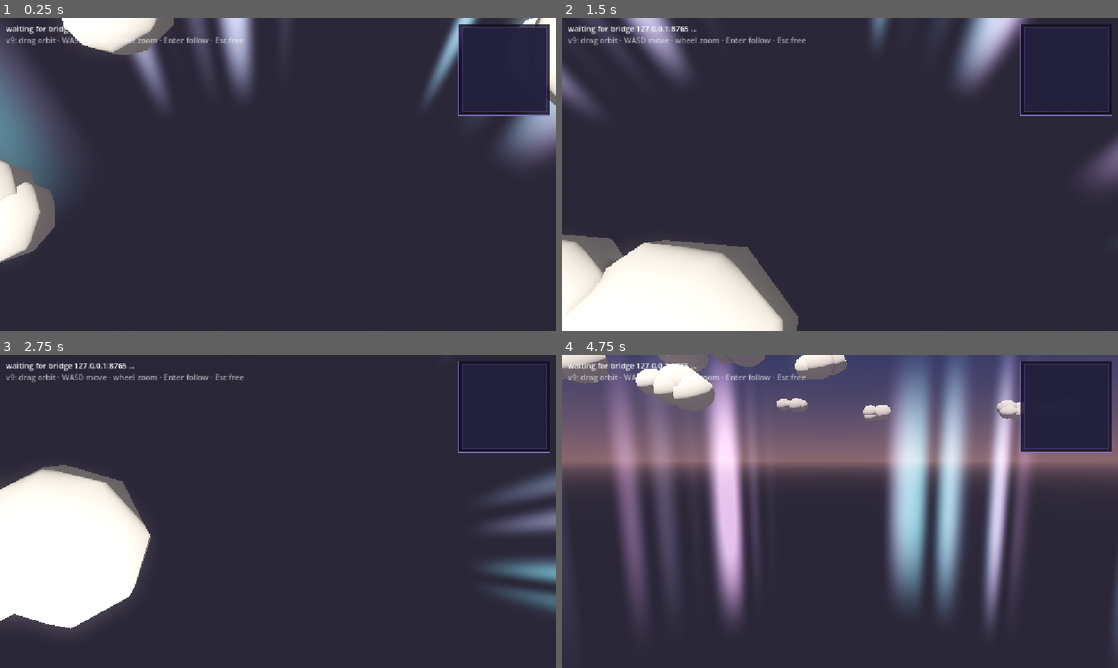
Above: before the commit, frames 1-4 (two rows, left to right).
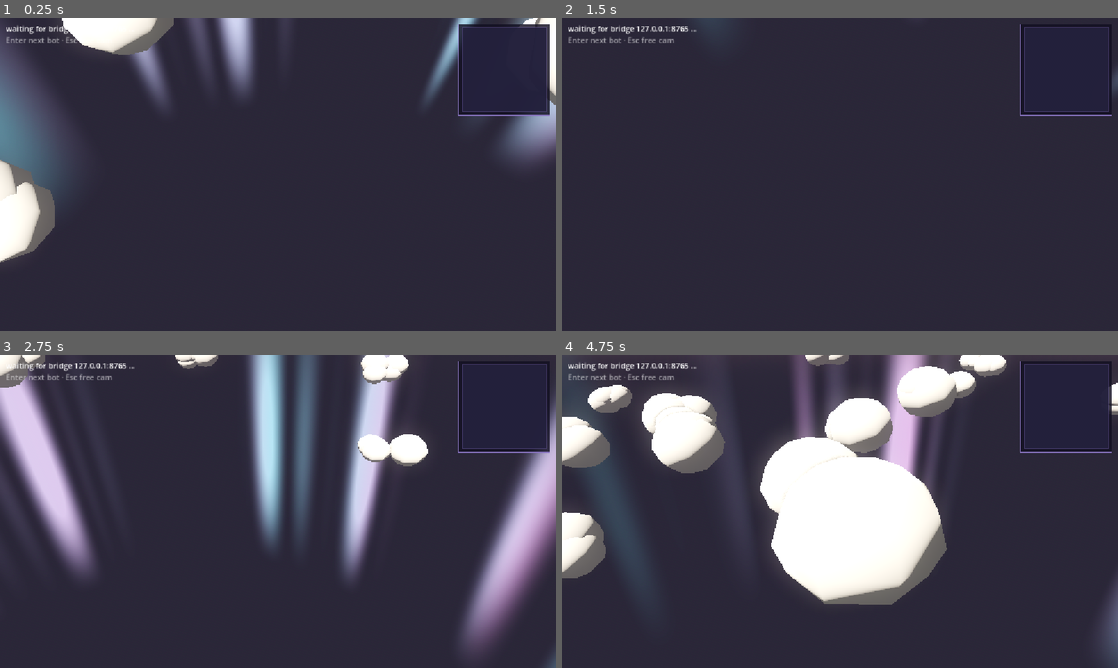
Above: after the commit, the same moments.

Repository: v-pun215/exml26
Game: Godot game, scene res://node_3d.tscn
The game is run twice, just before and just after one commit, with the same random seed, the same clock (stepped at 60 frames per second) and the same inputs.
Inputs (mouse positions are in pixels of both pictures, inside the frame that each line leads up to):
- Up to frame 1 (0.25 s): no input
- Up to frame 2 (1.5 s): tap Enter at 0.5 s; move the mouse to (962, 158) at 0.52 s; hold D 0.53-1.25 s; hold Enter 0.53-1.25 s; click (962, 158) at 0.67 s; drag from (728, 190) to (812, 237) at 1.27 s
- Up to frame 3 (2.75 s): move the mouse to (333, 442) at 2.02 s; hold D from 2.03 s (still down); hold Enter from 2.03 s (still down); click (333, 442) at 2.17 s
- Up to frame 4 (4.75 s): release D at 2.75 s; release Enter at 2.75 s; drag from (812, 574) to (673, 464) at 2.77 s; move the mouse to (1006, 558) at 3.52 s; hold A 3.53-4.25 s; hold Enter 3.53-4.25 s; click (1006, 558) at 3.67 s; drag from (673, 464) to (756, 433) at 4.27 s

The runs differ from the first frame. In frame 1, 0.3% of the frame differs, in the area x 1-44%, y 6-9%; in frame 2, 16%; in frame 3, 32%; in frame 4, 55%, in the area x 0-100%, y 0-95%.

Commit message:
added a bg + game over screen + freecam improvements

Diff:
--- a/front/game_view.gd
+++ b/front/game_view.gd
@@ -14,15 +14,19 @@
 
 const CAM_PITCH := 0.96
 const CAM_FOV := 50.0
-const ORBIT_SENS := 0.005
+const LOOK_SENS := 0.0028
+const COL_GRASS_A := Color(0.27, 0.52, 0.20)
+const COL_GRASS_B := Color(0.37, 0.62, 0.25)
 const VIEW_VERSION := 9
 
 var cam_target := Vector3.ZERO
 var cam_dist := 250.0
 var cam_yaw := 0.0
 var cam_pitch := CAM_PITCH
-var last_mp := Vector2.ZERO
-var have_mp := false
+var free_pos := Vector3.ZERO
+var free_yaw := 0.0
+var free_pitch := -CAM_PITCH
+var free_cursor_free := false
 var caption: Label
 
 var last_info := {}
@@ -36,6 +40,7 @@
 var esc_was := false
 
 var map_root: Node3D
+var bg_root: Node3D
 var cloud_root: Node3D
 var cloud_clusters := []
 var agent_root: Node3D
@@ -44,6 +49,18 @@
 
 var team_mats := {}
 var team_colors := {}
+var max_ticks := 0
+var tick_rate := 20
+var match_over := false
+var hint_label: Label
+var game_over_layer: CanvasLayer
+var game_over_root: Control
+var go_box: VBoxContainer
+var winner_label: Label
+var sub_label: Label
+var score_box: VBoxContainer
+var foot_label: Label
+var go_winner_ls: LabelSettings
 var agent_mats := {}
 var agent_meshes := {}
 var agent_vel := {}
@@ -82,6 +99,9 @@
 	agent_root = Node3D.new()
 	agent_root.name = "Agents"
 	add_child(agent_root)
+	bg_root = Node3D.new()
+	bg_root.name = "Background"
+	add_child(bg_root)
 
 	camera = get_node_or_null("Camera3D") as Camera3D
 	if camera == null:
@@ -117,12 +137,12 @@
 	hud.mouse_filter = Control.MOUSE_FILTER_IGNORE
 	hud.text = "waiting for bridge..."
 	layer.add_child(hud)
-	var hint := Label.new()
-	hint.position = Vector2(12, 34)
-	hint.text = "v9: drag orbit · WASD move · wheel zoom · Enter follow · Esc free"
-	hint.modulate = Color(1, 1, 1, 0.6)
-	hint.mouse_filter = Control.MOUSE_FILTER_IGNORE
-	layer.add_child(hint)
+	hint_label = Label.new()
+	hint_label.position = Vector2(12, 34)
+	hint_label.text = "Enter next bot · Esc free cam"
+	hint_label.modulate = Color(1, 1, 1, 0.55)
+	hint_label.mouse_filter = Control.MOUSE_FILTER_IGNORE
+	layer.add_child(hint_label)
 	caption = Label.new()
 	caption.set_anchors_preset(Control.PRESET_BOTTOM_WIDE)
 	caption.offset_top = -52.0
@@ -314,6 +334,141 @@
 		curtain_root.add_child(quad)
 
 
+func _bg_height(x: float, z: float, flat_r: float, span_r: float) -> float:
+	var r := Vector2(x, z).length()
+	if r <= flat_r:
+		return -1.2
+	var t := clampf((r - flat_r) / maxf(span_r - flat_r, 1.0), 0.0, 1.0)
+	var n := 0.0
+	var amp := 1.0
+	var freq := 0.0042
+	var norm := 0.0
+	for o in range(4):
+		var ridge := 1.0 - absf(sin(x * freq + 1.7 + float(o) * 3.1) * cos(z * freq * 1.3 - 2.3 + float(o) * 1.7))
+		n += ridge * amp
+		norm += amp
+		amp *= 0.55
+		freq *= 2.15
+	n /= norm
+	n = n * n
+	return -1.2 + t * t * (70.0 + 300.0 * n)
+
+
+func _add_bg_facet(st: SurfaceTool, a: Vector3, b: Vector3, c: Vector3, base: Color) -> void:
+	var n := (b - a).cross(c - a)
+	n = n.normalized() if n.length() > 0.0001 else Vector3(0, 1, 0)
+	if n.y < 0.0:
+		n = -n
+	var j := 0.93 + _hash01((a.x + b.x + c.x) * 0.37 + 17.0, (a.z + b.z + c.z) * 0.41 + 23.0) * 0.12
+	var col := Color(base.r * j, base.g * j, base.b * j)
+	st.set_normal(n)
+	st.set_color(col)
+	st.add_vertex(a)
+	st.set_color(col)
+	st.add_vertex(b)
+	st.set_color(col)
+	st.add_vertex(c)
+
+
+func _spawn_background() -> void:
+	_clear(bg_root)
+	var flat_r := arena * 0.5 + 50.0
+	var span_r := 2400.0
+	var step := 80.0
+	var divisions := int(span_r * 2.0 / step)
+
+	var st := SurfaceTool.new()
+	st.begin(Mesh.PRIMITIVE_TRIANGLES)
+	for ix in range(divisions):
+		for iz in range(divisions):
+			var x0 := -span_r + float(ix) * step
+			var x1 := x0 + step
+			var z0 := -span_r + float(iz) * step
+			var z1 := z0 + step
+			var p00 := Vector3(x0, _bg_height(x0, z0, flat_r, span_r), z0)
+			var p10 := Vector3(x1, _bg_height(x1, z0, flat_r, span_r), z0)
+			var p11 := Vector3(x1, _bg_height(x1, z1, flat_r, span_r), z1)
+			var p01 := Vector3(x0, _bg_height(x0, z1, flat_r, span_r), z1)
+			var base := COL_GRASS_A if (ix + iz) % 2 == 0 else COL_GRASS_B
+			if _hash01(float(ix) * 3.7 + 91.0, float(iz) * 5.1 + 91.0) < 0.5:
+				_add_bg_facet(st, p00, p10, p11, base)
+				_add_bg_facet(st, p00, p11, p01, base)
+			else:
+				_add_bg_facet(st, p00, p10, p01, base)
+				_add_bg_facet(st, p10, p11, p01, base)
+	var terrain_mat := StandardMaterial3D.new()
+	terrain_mat.vertex_color_use_as_albedo = true
+	terrain_mat.roughness = 1.0
+	terrain_mat.cull_mode = BaseMaterial3D.CULL_DISABLED
+	var mi := MeshInstance3D.new()
+	mi.mesh = st.commit()
+	mi.material_override = terrain_mat
+	mi.cast_shadow = GeometryInstance3D.SHADOW_CASTING_SETTING_OFF
+	bg_root.add_child(mi)
+
+	var trunk_mat := StandardMaterial3D.new()
+	trunk_mat.albedo_color = Color(0.32, 0.22, 0.14)
+	trunk_mat.roughness = 0.95
+	var canopy_a := StandardMaterial3D.new()
+	canopy_a.albedo_color = Color(0.16, 0.38, 0.16)
+	canopy_a.roughness = 0.9
+	var canopy_b := StandardMaterial3D.new()
+	canopy_b.albedo_color = Color(0.24, 0.5, 0.2)
+	canopy_b.roughness = 0.9
+
+	var rng := RandomNumberGenerator.new()
+	rng.seed = 71
+	var placed := 0
+	var attempts := 0
+	while placed < 260 and attempts < 3000:
+		attempts += 1
+		var ang := rng.randf() * TAU
+		var dist := rng.randf_range(flat_r + 20.0, span_r * 0.92)
+		var x := cos(ang) * dist
+		var z := sin(ang) * dist
+		var h := _bg_height(x, z, flat_r, span_r)
+		if h > 85.0:
+			continue
+		bg_root.add_child(_make_tree(rng, x, z, h,
+			trunk_mat, canopy_a if placed % 2 == 0 else canopy_b))
+		placed += 1
+
+
+func _make_tree(rng: RandomNumberGenerator, x: float, z: float, ground_h: float,
+		trunk_mat: StandardMaterial3D, canopy_mat: StandardMaterial3D) -> Node3D:
+	var root := Node3D.new()
+	root.position = Vector3(x, ground_h - 0.4, z)
+	root.rotation.y = rng.randf() * TAU
+	root.scale = Vector3.ONE * rng.randf_range(0.8, 2.2)
+
+	var trunk := MeshInstance3D.new()
+	var tm := CylinderMesh.new()
+	tm.top_radius = 0.22
+	tm.bottom_radius = 0.4
+	tm.height = 3.0
+	tm.radial_segments = 6
+	trunk.mesh = tm
+	trunk.position = Vector3(0, 1.5, 0)
+	trunk.material_override = trunk_mat
+	trunk.cast_shadow = GeometryInstance3D.SHADOW_CASTING_SETTING_OFF
+	root.add_child(trunk)
+
+	for layer in [[2.4, 4.2, 3.2], [1.7, 3.0, 5.4]]:
+		var cone := MeshInstance3D.new()
+		var cm := CylinderMesh.new()
+		cm.top_radius = 0.0
+		cm.bottom_radius = float(layer[0])
+		cm.height = float(layer[1])
+		cm.radial_segments = 7
+		cone.mesh = cm
+		cone.position = Vector3(0, float(layer[2]), 0)
+		cone.material_override = canopy_mat
+		cone.cast_shadow = GeometryInstance3D.SHADOW_CASTING_SETTING_OFF
+		root.add_child(cone)
+
+	return root
+
+
 func _make_ramp_grain(size: int) -> ImageTexture:
 	var img := Image.create(size, size, false, Image.FORMAT_RGB8)
 	var rng := RandomNumberGenerator.new()
@@ -366,10 +521,13 @@
 	cam_target = Vector3.ZERO
 	cam_yaw = 0.0
 	cam_pitch = CAM_PITCH
+	free_pos = Vector3(0.0, sin(cam_pitch), cos(cam_pitch)) * cam_dist
+	free_yaw = 0.0
+	free_pitch = -cam_pitch
 	camera.projection = Camera3D.PROJECTION_PERSPECTIVE
 	camera.fov = CAM_FOV
 	camera.near = 1.0
-	camera.far = 2000.0
+	camera.far = 4000.0
 	_update_camera()
 
 
@@ -384,10 +542,8 @@
 		follow_yaw = float(st.get("yaw", 0.0))
 		_place_follow_cam()
 	else:
-		var cp := cos(cam_pitch)
-		var offset := Vector3(sin(cam_yaw) * cp, sin(cam_pitch), cos(cam_yaw) * cp) * cam_dist
-		camera.position = cam_target + offset
-		camera.look_at(cam_target)
+		camera.position = free_pos
+		camera.rotation = Vector3(free_pitch, free_yaw, 0.0)
 
 
 func _place_follow_cam() -> void:
@@ -414,10 +570,19 @@
 		caption.visible = false
 
 
-func _orbit_by(rel: Vector2) -> void:
-	cam_yaw -= rel.x * ORBIT_SENS
-	cam_pitch = clampf(cam_pitch + rel.y * ORBIT_SENS, 0.15, 1.45)
-	_update_camera()
+func _free_fwd() -> Vector3:
+	return Vector3(-cos(free_pitch) * sin(free_yaw), sin(free_pitch), -cos(free_pitch) * cos(free_yaw))
+
+
+func _free_right() -> Vector3:
+	return Vector3(cos(free_yaw), 0.0, -sin(free_yaw))
+
+
+func _clamp_free_pos() -> void:
+	var lim := arena * 0.5 + 150.0
+	free_pos.x = clampf(free_pos.x, -lim, lim)
+	free_pos.z = clampf(free_pos.z, -lim, lim)
+	free_pos.y = clampf(free_pos.y, 2.0, 600.0)
 
 
 func _cycle_follow() -> void:
@@ -449,48 +614,54 @@
 
 
 func _input(event: InputEvent) -> void:
+	if event is InputEventMouseMotion and follow_idx < 0 and Input.mouse_mode == Input.MOUSE_MODE_CAPTURED:
+		free_yaw -= event.relative.x * LOOK_SENS
+		free_pitch = clampf(free_pitch - event.relative.y * LOOK_SENS, -1.55, 1.55)
 	if event is InputEventMouseButton and event.pressed:
+		if follow_idx < 0 and free_cursor_free and event.button_index == MOUSE_BUTTON_LEFT:
+			free_cursor_free = false
 		match event.button_index:
 			MOUSE_BUTTON_WHEEL_UP:
-				cam_dist = clampf(cam_dist * 0.9, 60.0, 600.0)
 				if follow_idx < 0:
+					free_pos -= _free_fwd() * 40.0
+					_clamp_free_pos()
+					_update_camera()
+				else:
+					cam_dist = clampf(cam_dist * 0.9, 60.0, 600.0)
 					_update_camera()
 			MOUSE_BUTTON_WHEEL_DOWN:
-				cam_dist = clampf(cam_dist * 1.1, 60.0, 600.0)
 				if follow_idx < 0:
+					free_pos += _free_fwd() * 40.0
+					_clamp_free_pos()
 					_update_camera()
+				else:
+					cam_dist = clampf(cam_dist * 1.1, 60.0, 600.0)
+					_update_camera()
 
 
 func _process(delta: float) -> void:
+	if follow_idx < 0 and not match_over:
+		var want := Input.MOUSE_MODE_VISIBLE if free_cursor_free else Input.MOUSE_MODE_CAPTURED
+		if Input.mouse_mode != want:
+			Input.mouse_mode = want
+	elif Input.mouse_mode != Input.MOUSE_MODE_VISIBLE:
+		Input.mouse_mode = Input.MOUSE_MODE_VISIBLE
 	_update_agent_poses()
-	if follow_idx < 0:
-		var mp := get_viewport().get_mouse_position()
-		if Input.is_mouse_button_pressed(MOUSE_BUTTON_LEFT):
-			if have_mp:
-				_orbit_by(mp - last_mp)
-			last_mp = mp
-			have_mp = true
-		else:
-			have_mp = false
-		var fwd_g := Vector3(-sin(cam_yaw), 0, -cos(cam_yaw))
-		var right_g := Vector3(cos(cam_yaw), 0, -sin(cam_yaw))
+	if follow_idx < 0 and not match_over:
 		var mv := Vector3.ZERO
 		if Input.is_physical_key_pressed(KEY_W) or Input.is_physical_key_pressed(KEY_UP):
-			mv += fwd_g
+			mv += _free_fwd()
 		if Input.is_physical_key_pressed(KEY_S) or Input.is_physical_key_pressed(KEY_DOWN):
-			mv -= fwd_g
+			mv -= _free_fwd()
 		if Input.is_physical_key_pressed(KEY_A) or Input.is_physical_key_pressed(KEY_LEFT):
-			mv -= right_g
+			mv -= _free_right()
 		if Input.is_physical_key_pressed(KEY_D) or Input.is_physical_key_pressed(KEY_RIGHT):
-			mv += right_g
+			mv += _free_right()
 		if mv != Vector3.ZERO:
-			cam_target += mv.normalized() * cam_dist * 0.9 * delta
-			var lim := arena * 0.5 + 40.0
-			cam_target.x = clampf(cam_target.x, -lim, lim)
-			cam_target.z = clampf(cam_target.z, -lim, lim)
-			cam_target.y = 0.0
-			_update_camera()
-	else:
+			free_pos += mv.normalized() * 140.0 * delta
+		_clamp_free_pos()
+		_update_camera()
+	elif follow_idx >= 0 and not match_over:
 		var sid: int = agent_order[follow_idx] if follow_idx < agent_order.size() else -1
 		if last_pose.has(sid):
 			var dp := _display_pose(sid)
@@ -503,9 +674,13 @@
 	enter_was = enter_now
 	var esc_now := Input.is_physical_key_pressed(KEY_ESCAPE)
 	if esc_now and not esc_was:
-		follow_idx = -1
-		_refresh_caption()
-		_update_camera()
+		if follow_idx >= 0:
+			follow_idx = -1
+			free_cursor_free = false
+			_refresh_caption()
+			_update_camera()
+		else:
+			free_cursor_free = not free_cursor_free
 	esc_was = esc_now
 	_roll_agents(delta)
 	_squash_agents()
@@ -631,6 +806,8 @@
 				_build_map(frame)
 			"tick":
 				_apply_tick(frame)
+			"game_over":
+				_show_game_over(frame)
 
 
 func _clear(node: Node3D) -> void:
@@ -658,6 +835,14 @@
 	arena = float(frame.get("arena_size", 200.0))
 	sphere_r = float(frame.get("sphere_radius", 1.0))
 	jump_h = float(frame.get("max_jump_height", 2.0))
+	max_ticks = int(frame.get("max_ticks", 0))
+	tick_rate = int(frame.get("tick_rate", 20))
+	match_over = false
+	if game_over_root != null:
+		game_over_root.visible = false
+	hud.visible = true
+	hint_label.visible = true
+	minimap.visible = true
 	_setup_camera()
 
 	team_mats.clear()
@@ -749,6 +934,8 @@
 
 	for f in frame.get("flags", []):
 		flag_nodes[String(f.get("team", "?"))] = _make_flag(f)
+
+	_spawn_background()
 
 	have_map = true
 
@@ -1045,6 +1232,130 @@
 	return root
 
 
+func _show_game_over(frame: Dictionary) -> void:
+	match_over = true
+	hud.visible = false
+	hint_label.visible = false
+	minimap.visible = false
+	caption.visible = false
+	if Input.mouse_mode != Input.MOUSE_MODE_VISIBLE:
+		Input.mouse_mode = Input.MOUSE_MODE_VISIBLE
+
+	if game_over_layer == null:
+		game_over_layer = CanvasLayer.new()
+		game_over_layer.layer = 20
+		add_child(game_over_layer)
+		game_over_root = Control.new()
+		game_over_root.set_anchors_preset(Control.PRESET_FULL_RECT)
+		game_over_root.mouse_filter = Control.MOUSE_FILTER_IGNORE
+		game_over_layer.add_child(game_over_root)
+
+		var bg := ColorRect.new()
+		bg.color = Color(0.04, 0.04, 0.09, 0.97)
+		bg.set_anchors_preset(Control.PRESET_FULL_RECT)
+		bg.mouse_filter = Control.MOUSE_FILTER_IGNORE
+		game_over_root.add_child(bg)
+
+		go_box = VBoxContainer.new()
+		go_box.set_anchors_preset(Control.PRESET_CENTER)
+		go_box.grow_horizontal = Control.GROW_DIRECTION_BOTH
+		go_box.grow_vertical = Control.GROW_DIRECTION_BOTH
+		go_box.alignment = BoxContainer.ALIGNMENT_CENTER
+		go_box.add_theme_constant_override("separation", 14)
+		go_box.mouse_filter = Control.MOUSE_FILTER_IGNORE
+		game_over_root.add_child(go_box)
+
+		var over := Label.new()
+		over.text = "MATCH COMPLETE"
+		var over_ls := LabelSettings.new()
+		over_ls.font_size = 28
+		over_ls.font_color = Color(0.8, 0.82, 0.95, 0.7)
+		over.label_settings = over_ls
+		over.horizontal_alignment = HORIZONTAL_ALIGNMENT_CENTER
+		go_box.add_child(over)
+
+		winner_label = Label.new()
+		go_winner_ls = LabelSettings.new()
+		go_winner_ls.font_size = 84
+		go_winner_ls.outline_size = 16
+		go_winner_ls.outline_color = Color(0.02, 0.02, 0.06, 0.95)
+		go_winner_ls.shadow_size = 18
+		go_winner_ls.shadow_color = Color(0, 0, 0, 0.55)
+		go_winner_ls.shadow_offset = Vector2(0, 6)
+		winner_label.label_settings = go_winner_ls
+		winner_label.horizontal_alignment = HORIZONTAL_ALIGNMENT_CENTER
+		go_box.add_child(winner_label)
+
+		sub_label = Label.new()
+		var sub_ls := LabelSettings.new()
+		sub_ls.font_size = 26
+		sub_ls.font_color = Color(0.9, 0.9, 0.98, 0.85)
+		sub_label.label_settings = sub_ls
+		sub_label.horizontal_alignment = HORIZONTAL_ALIGNMENT_CENTER
+		go_box.add_child(sub_label)
+
+		var divider := ColorRect.new()
+		divider.custom_minimum_size = Vector2(340, 2)
+		divider.color = Color(1, 1, 1, 0.18)
+		divider.size_flags_horizontal = Control.SIZE_SHRINK_CENTER
+		go_box.add_child(divider)
+
+		score_box = VBoxContainer.new()
+		score_box.alignment = BoxContainer.ALIGNMENT_CENTER
+		score_box.add_theme_constant_override("separation", 6)
+		go_box.add_child(score_box)
+
+		foot_label = Label.new()
+		var foot_ls := LabelSettings.new()
+		foot_ls.font_size = 16
+		foot_ls.font_color = Color(1, 1, 1, 0.45)
+		foot_label.label_settings = foot_ls
+		foot_label.horizontal_alignment = HORIZONTAL_ALIGNMENT_CENTER
+		go_box.add_child(foot_label)
+
+	var winner_raw = frame.get("winner")
+	var winner := String(winner_raw) if typeof(winner_raw) == TYPE_STRING else ""
+	if winner != "":
+		winner_label.text = winner.to_upper()
+		go_winner_ls.font_color = team_colors.get(winner, Color.WHITE)
+		sub_label.text = "WINS THE MATCH"
+	else:
+		winner_label.text = "DRAW"
+		go_winner_ls.font_color = Color(0.92, 0.92, 0.98)
+		sub_label.text = "A stalemate."
+
+	for child in score_box.get_children():
+		score_box.remove_child(child)
+		child.queue_free()
+	var sc: Dictionary = frame.get("score", {})
+	var entries: Array = []
+	for k in sc.keys():
+		entries.append([String(k), int(sc[k])])
+	entries.sort_custom(func(a, b): return a[1] > b[1])
+	for e in entries:
+		var row := HBoxContainer.new()
+		row.alignment = BoxContainer.ALIGNMENT_CENTER
+		row.add_theme_constant_override("separation", 12)
+		var sw := ColorRect.new()
+		sw.custom_minimum_size = Vector2(14, 14)
+		sw.size_flags_vertical = Control.SIZE_SHRINK_CENTER
+		sw.color = team_colors.get(e[0], Color.WHITE)
+		row.add_child(sw)
+		var lbl := Label.new()
+		lbl.text = "%s    %d" % [e[0].to_upper(), e[1]]
+		var ls := LabelSettings.new()
+		ls.font_size = 22
+		ls.font_color = Color(0.95, 0.95, 1.0, 0.9)
+		lbl.label_settings = ls
+		row.add_child(lbl)
+		score_box.add_child(row)
+
+	game_over_root.visible = true
+	game_over_root.modulate.a = 0.0
+	var tw := create_tween()
+	tw.tween_property(game_over_root, "modulate:a", 1.0, 0.6)
+
+
 func _apply_tick(frame: Dictionary) -> void:
 	if not have_map:
 		return
@@ -1117,4 +1428,8 @@
 	for k in order:
 		parts.append("%s %d" % [String(k).to_upper(), int(sc[k])])
 	var score_txt := " · ".join(parts) if not parts.is_empty() else "-"
-	hud.text = "tick %d   %s   orb (%.2f, %.2f) mb%d" % [tick, score_txt, cam_yaw, cam_pitch, int(Input.is_mouse_button_pressed(MOUSE_BUTTON_LEFT))]
+	var time_txt := "tick %d" % tick
+	if max_ticks > 0:
+		var remain_s := maxi(0, int(ceil(float(max_ticks - tick) / float(tick_rate))))
+		time_txt = "%d:%02d left" % [int(remain_s / 60.0), remain_s % 60]
+	hud.text = "%s   %s" % [time_txt, score_txt]
--- a/front/node_3d.tscn
+++ b/front/node_3d.tscn
@@ -8,8 +8,6 @@
 sky_curve = 0.12
 ground_bottom_color = Color(0.14, 0.13, 0.17, 1)
 ground_horizon_color = Color(0.4, 0.3, 0.32, 1)
-ground_curve = 0.02
-sun_angle_max = 30.0
 
 [sub_resource type="Sky" id="Sky_454cp"]
 sky_material = SubResource("ProceduralSkyMaterial_ua1sf")
@@ -25,11 +23,6 @@
 ssao_intensity = 5.0
 ssao_power = 1.8
 ssao_detail = 1.0
-fog_enabled = true
-fog_light_color = Color(0.3, 0.26, 0.3, 1)
-fog_density = 0.0022
-fog_sky_affect = 0.0
-fog_aerial_perspective = 0.12
 glow_enabled = true
 glow_levels/3 = 1.0
 glow_levels/5 = 1.0
@@ -38,6 +31,11 @@
 glow_bloom = 0.15
 glow_blend_mode = 2
 glow_hdr_threshold = 0.9
+fog_enabled = true
+fog_light_color = Color(0.3, 0.26, 0.3, 1)
+fog_density = 0.0006
+fog_aerial_perspective = 0.12
+fog_sky_affect = 0.0
 
 [node name="Node3D" type="Node3D" unique_id=2081639702]
 script = ExtResource("1")
--- a/front/project.godot
+++ b/front/project.godot
@@ -27,6 +27,4 @@
 [rendering]
 
 rendering_device/driver.windows="d3d12"
-lights_and_shadows/directional_shadow/size=4096
-lights_and_shadows/directional_shadow/size.mobile=2048
 lights_and_shadows/directional_shadow/soft_shadow_filter_quality=3
